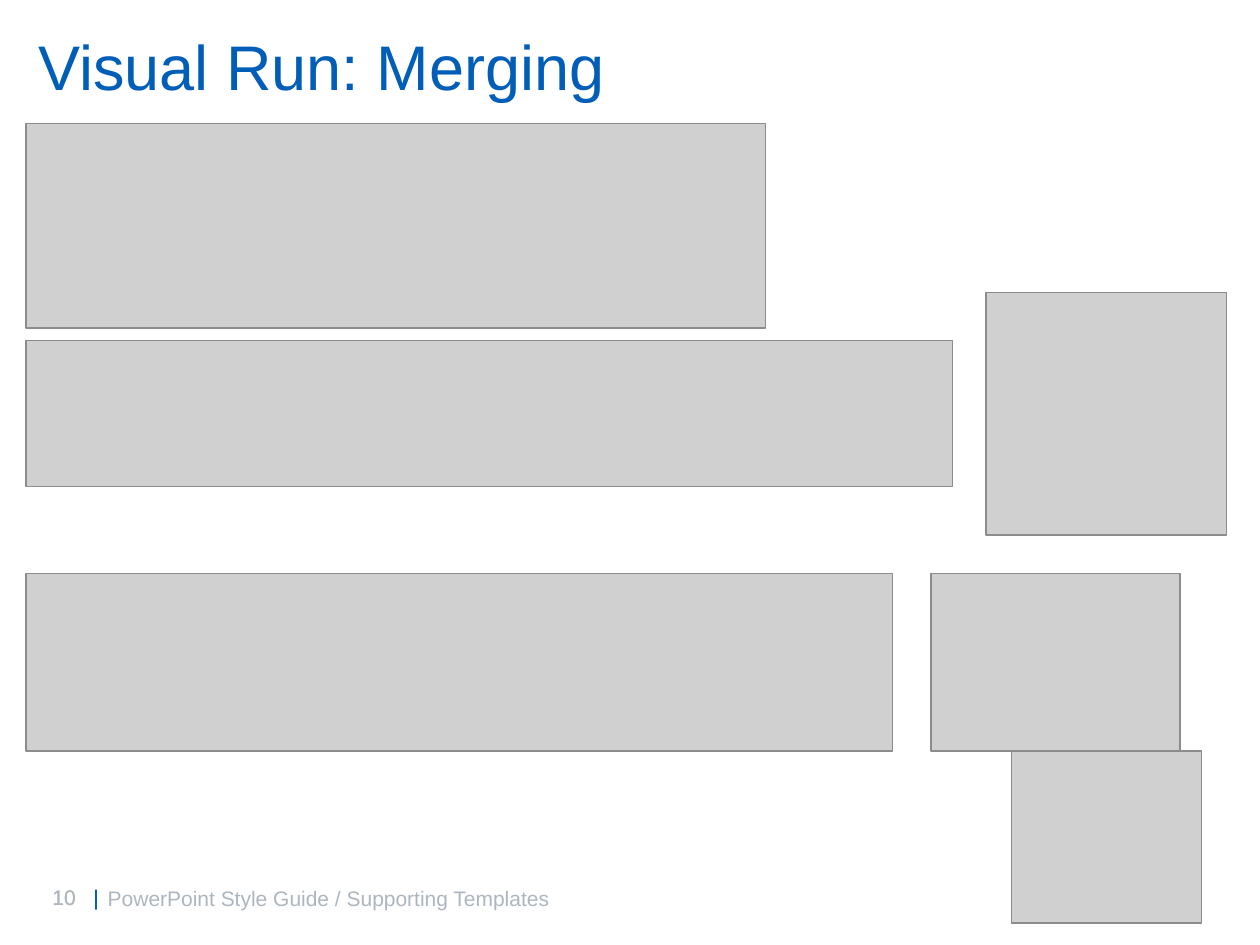
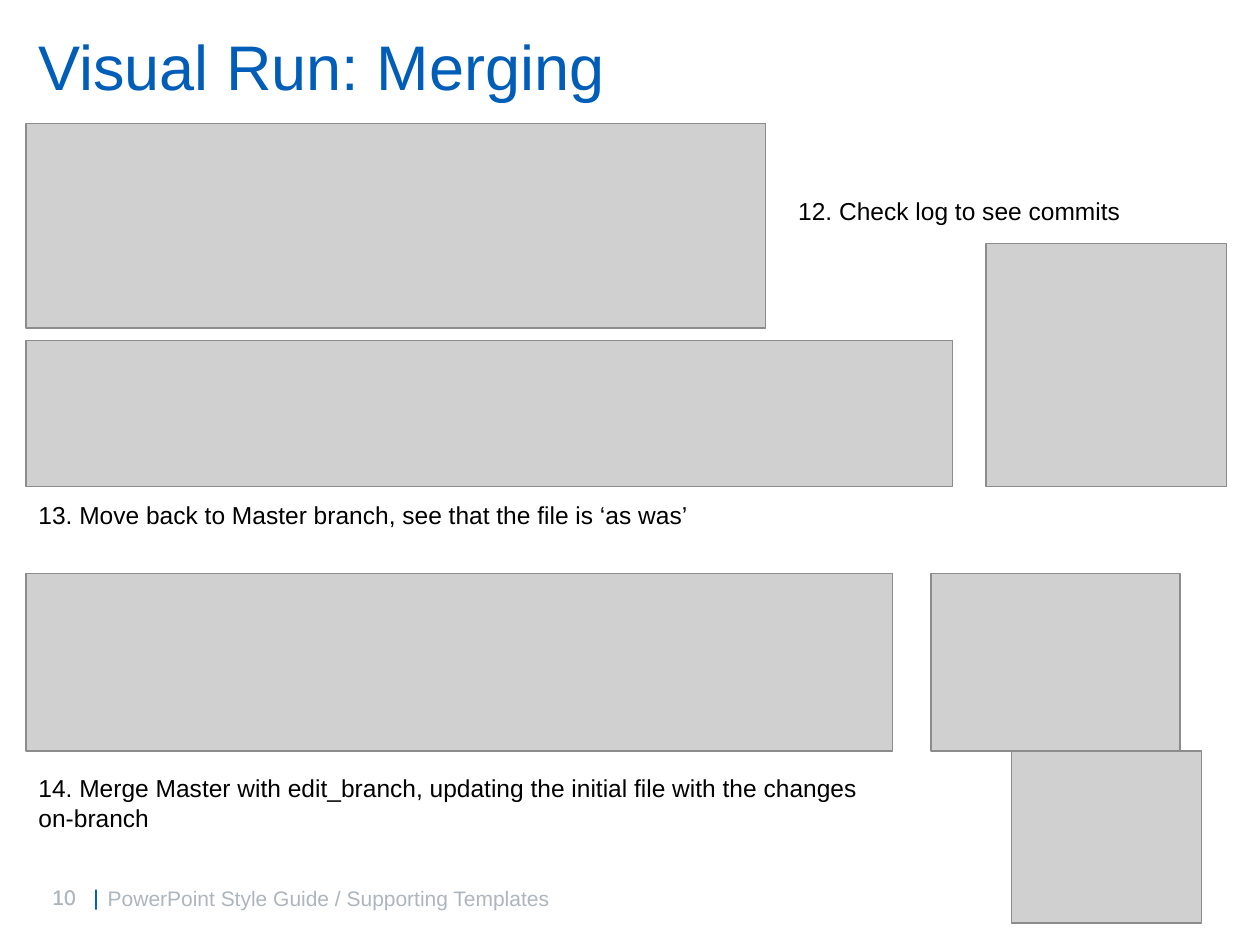
Before and after one commit to willbrooks2/Git_Introduction, a slide deck: slide 10 of GitIntro.pptx. Drawn at 1260x945 pixels with LibreOffice and Linux fonts; fonts in the diff are those of the drawing; grey boxes stand for pictures; background and template pictures are left out. Boxes give left, top, right and bottom in pixels: in the first picture for what was removed or moved away, otherwise in the second. Text is boxed around its words. In the diff, an @@ line names an element or a change of style, - is before the commit and + after.

```diff
--- a/GitIntro.pptx
+++ b/GitIntro.pptx
@@ text added at <box>798,202,1120,225</box>, 14 pt, text #000000 @@
+12. Check log to see commits
@@ picture: place and size @@
-picture at <box>987,292,1227,536</box>
+picture at <box>987,243,1227,486</box>
@@ text added at <box>38,506,687,527</box>, 14 pt, text #000000 @@
+13. Move back to Master branch, see that the file is ‘as was’
@@ text added at <box>38,779,857,828</box>, 14 pt, text #000000 @@
+14. Merge Master with edit_branch, updating the initial file with the changes on-branch
```
Also in this commit, not shown: 4 other slides changed.
